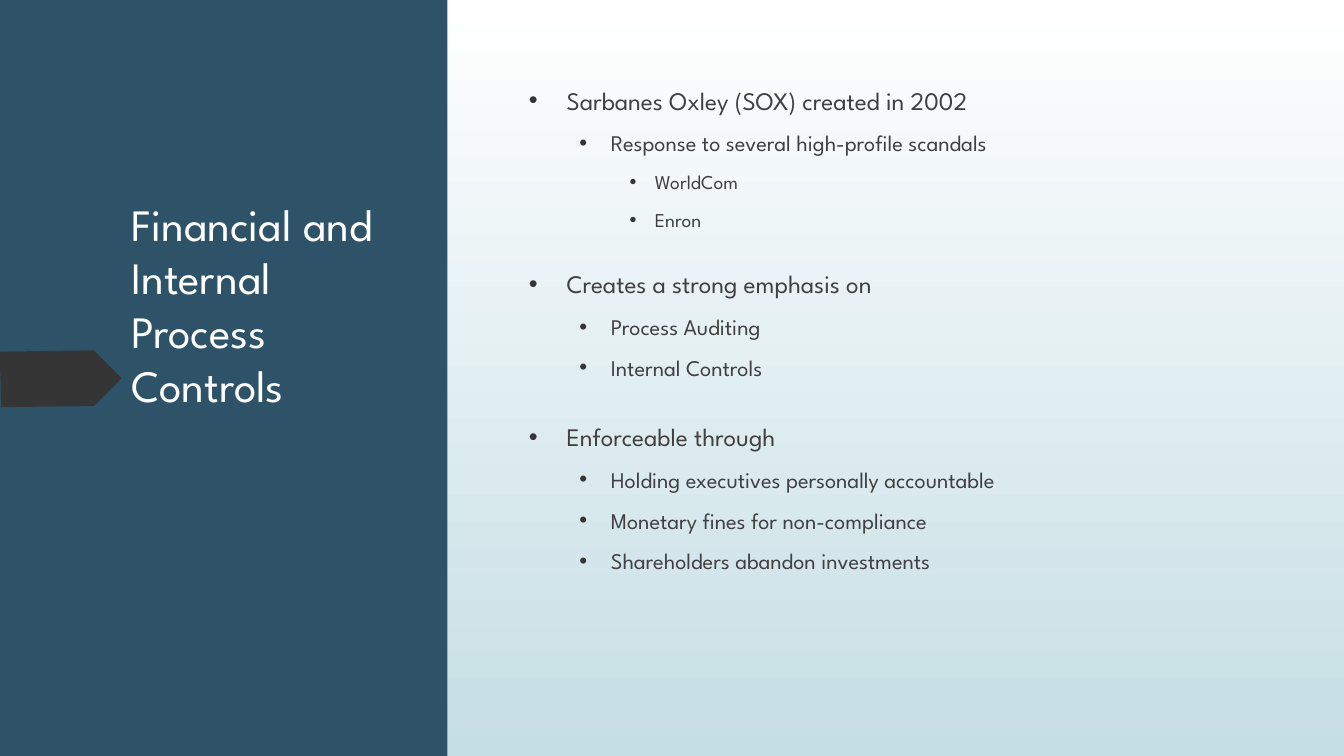
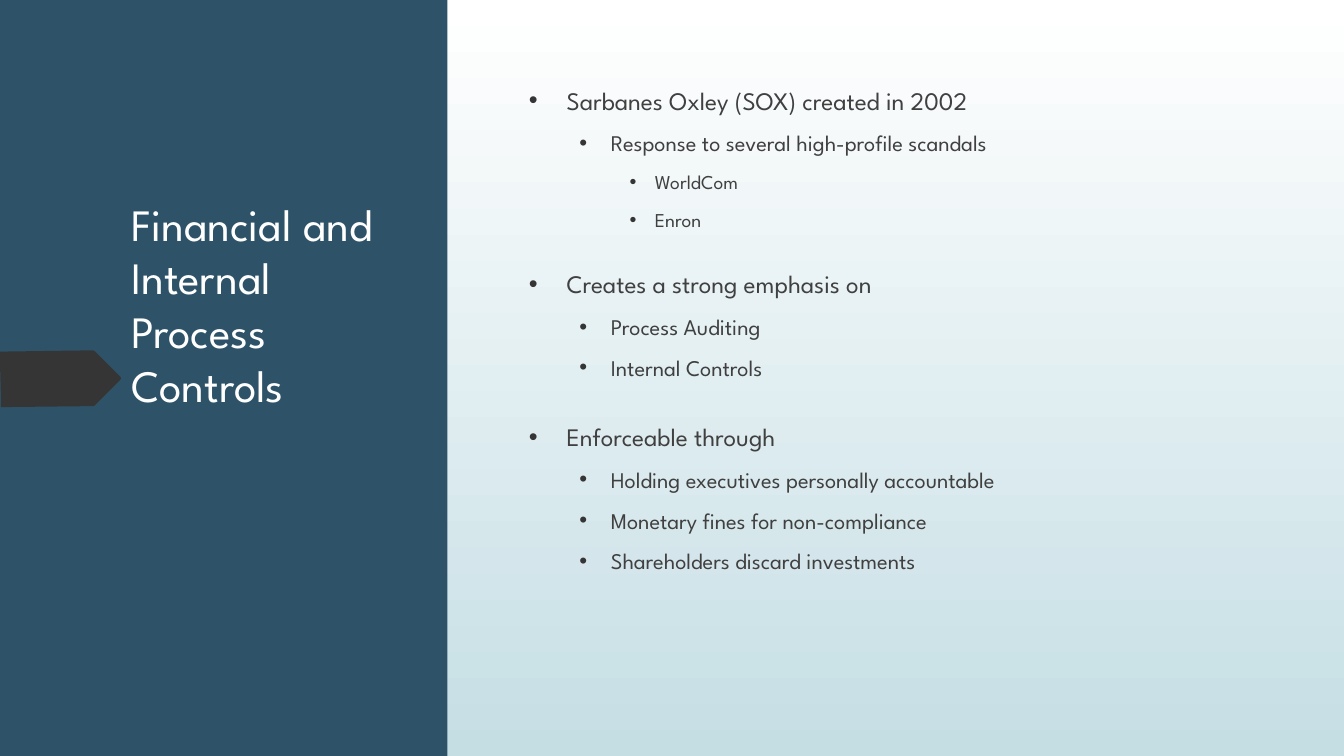
Before and after one commit to dr-natetorious/TIM-7030-Managing_Risks_and_Privacy, a slide deck: slide 5 of Week7_MasterDataMgmt/BachmeierNTIM7030-7.pptx. Drawn at 1344x756 pixels with LibreOffice and Linux fonts; fonts in the diff are those of the drawing. Boxes give left, top, right and bottom in pixels: in the first picture for what was removed or moved away, otherwise in the second. Text is boxed around its words. In the diff, an @@ line names an element or a change of style, - is before the commit and + after.

```diff
--- a/Week7_MasterDataMgmt/BachmeierNTIM7030-7.pptx
+++ b/Week7_MasterDataMgmt/BachmeierNTIM7030-7.pptx
@@ text at bbox=[611, 553, 915, 570]: text changed @@
-  • Shareholders abandon investments
+  • Shareholders discard investments
```
Also in this commit, not shown: 5 other slides changed, 1 other file.
